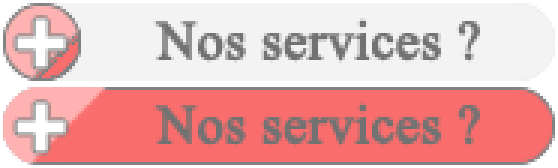
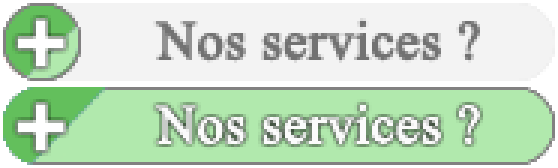
The second 558px x 168px image is a revision of the first. Changes to its layers:
painted on "Calque 2" over [3, 87, 108, 165]
painted on "Forme 2 copie" over [3, 87, 78, 162]
painted on "Nos services ?" (1st of 2) over [153, 102, 480, 147]
added layer "Calque 3" above "Forme 1" over [3, 24, 78, 78]
painted on "Forme 1" over [3, 27, 555, 165]
painted on "Forme 2" over [3, 3, 81, 81]
